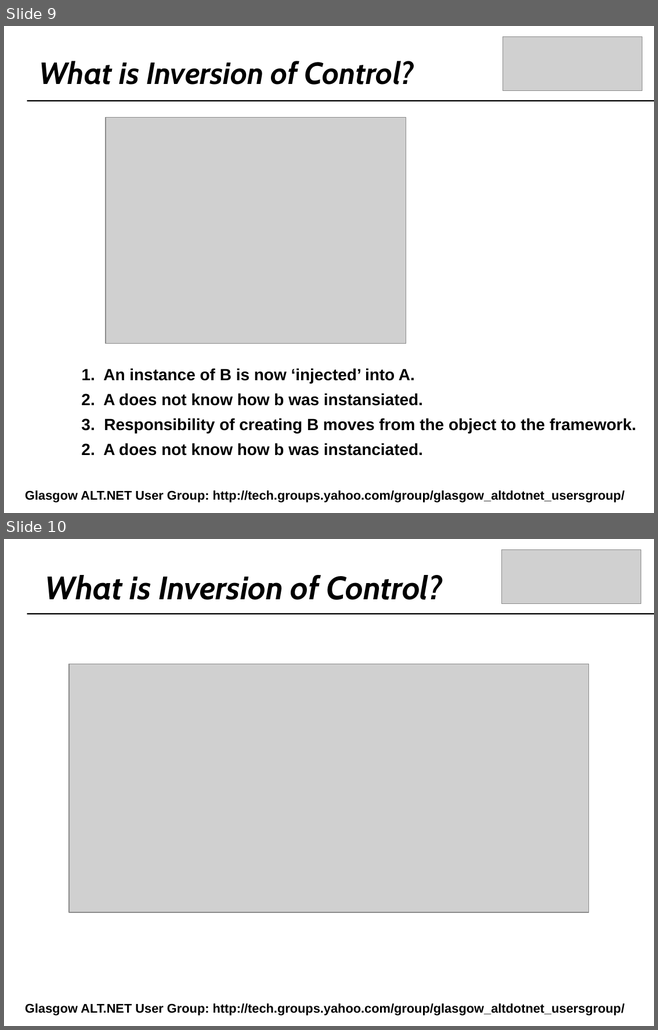
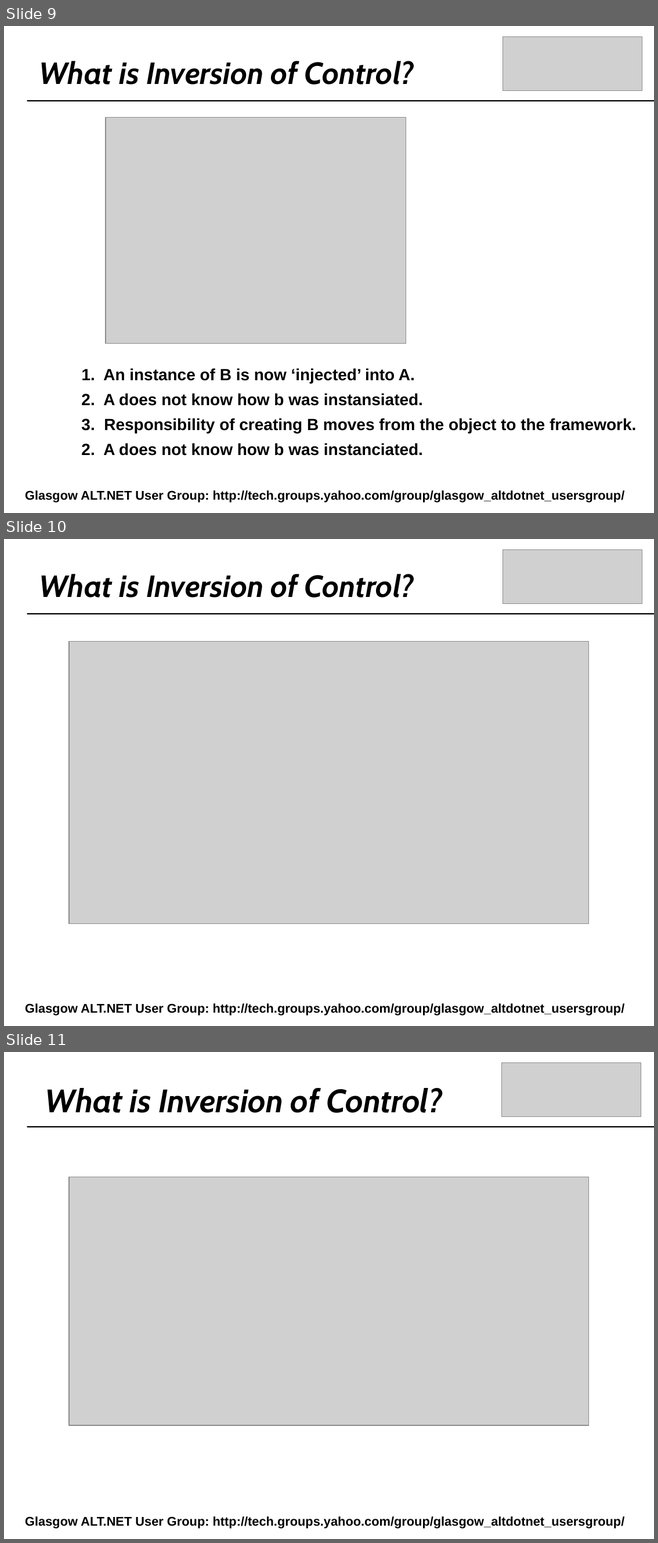
Before and after one commit to craignicol/scotaltdotnet, a slide deck: belfast/IOC-TDD-And Testability.ppt. Shown one above the other, each under a label of ours: slides 9 and 10 before the commit, slides 9, 10 and 11 after it. The pictures are 658x1030 and 658x1543 pixels, drawn with LibreOffice and Linux fonts; fonts in the diff are those of the drawing; grey boxes stand for pictures; background and template pictures are left out. Boxes give left, top, right and bottom in pixels: in the first picture for what was removed or moved away, otherwise in the second. Text is boxed around its words. In the diff, an @@ line names an element or a change of style, - is before the commit and + after.

```diff
--- a/belfast/IOC-TDD-And Testability.ppt
+++ b/belfast/IOC-TDD-And Testability.ppt
@@ slide 10 added at [4,539,654,1026], background picture (left out) @@
@@ picture added at [503,550,642,603] @@
@@ text added at [39,574,414,598], 34 pt, text #000000, bold, italic @@
+What is Inversion of Control?
@@ line added from (27, 614) to (654, 614), #000000 1.5 pt @@
@@ picture added at [69,641,589,924] @@
@@ text added at [25,1004,625,1016], 14 pt, text #000000, bold @@
+Glasgow ALT.NET User Group: http://tech.groups.yahoo.com/group/glasgow_altdotnet_usersgroup/
@@ what was slide 10 is now slide 11 @@
```
Also in this commit, not shown: 1 slide changed, 1 other slide added, 1 other file.
